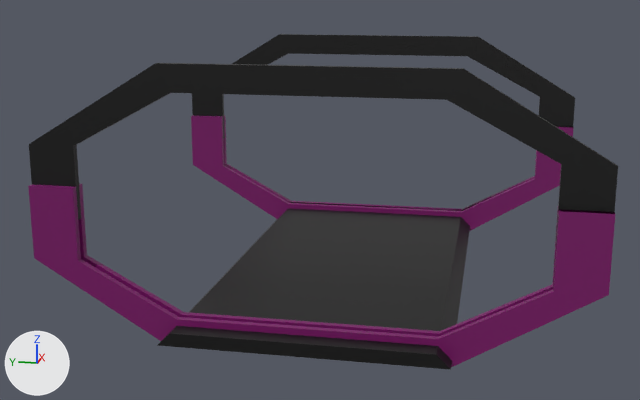
Two versions of the glTF model assets/starter/starter.glb, one commit apart.
One viewpoint serves both versions: a camera (50 mm lens) standing at (-15.26, -2.55, 4.89) and looking at (-0.24, 0.45, 1.13). Arrows for +X, +Y and +Z are at lower left; the lights stay in place. The first picture is the older version. Where no turn or scale is listed for an object, it has been applied to the vertices.

The first picture shows 'Delimiter1', 'Delimiter2', 'Delimiter3', 'Delimiter4', 'Platform', 'TopBow1', 'TopBow1.001'.
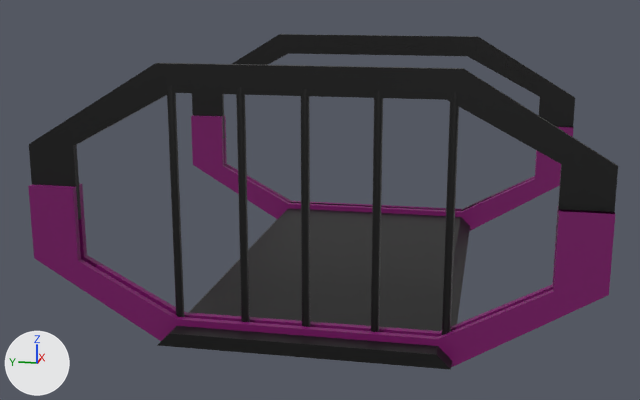
Commit message: minor starter changes

Pixel boxes (x1, y1, x2, y2) of what changed, in the pictures (640 x 400 px):
'Cylinder.003', added (black): after (442, 92, 459, 335)
'Cylinder.001', added (black): after (371, 90, 383, 332)
'Cylinder', added (black): after (301, 89, 310, 327)
'Cylinder.002', added (black): after (236, 87, 250, 322)
'Cylinder.004', added (black): after (167, 85, 184, 317)

Edits to the bpy script that builds the scene:
```text
Add me_cylinder_004:
    me_cylinder_004.from_pydata(...)  # 64 vertices, 124 faces; spans x -0.06..0.06, y -0.06..0.06, z -1.0..2.6
    me_cylinder_004.materials.append(mat_black)  # black #000000
Add ob_cylinder_004:
    ob_cylinder_004 = bpy.data.objects.new('Cylinder.004', me_cylinder_004)
    ob_cylinder_004.location = (-3.55, 1.9, 0.9)
Add ob_cylinder_003:
    ob_cylinder_003 = bpy.data.objects.new('Cylinder.003', me_cylinder_004.copy())
    ob_cylinder_003.location = (-3.55, -2.0, 0.9)
Add ob_cylinder_002:
    ob_cylinder_002 = bpy.data.objects.new('Cylinder.002', me_cylinder_004.copy())
    ob_cylinder_002.location = (-3.55, 0.9, 0.9)
Add ob_cylinder_001:
    ob_cylinder_001 = bpy.data.objects.new('Cylinder.001', me_cylinder_004.copy())
    ob_cylinder_001.location = (-3.55, -1.0, 0.9)
Add ob_cylinder:
    ob_cylinder = bpy.data.objects.new('Cylinder', me_cylinder_004.copy())
    ob_cylinder.location = (-3.55, 0.0, 0.9)
```
